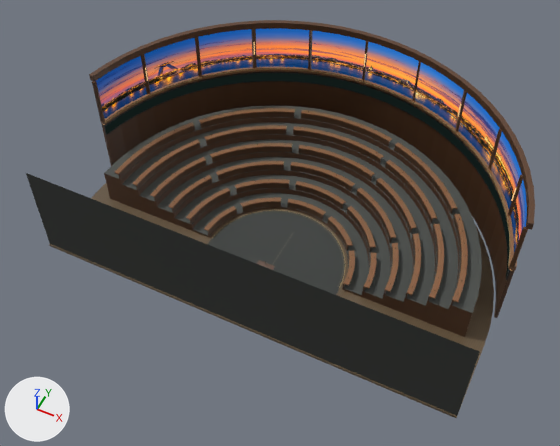
The glTF model public/models/parlament.glb, before and after one commit.
Rendered twice from a 50 mm lens placed at (0.359, -0.696, 0.975), pointed at (-0.018, 0.057, 0.033). The lights are fixed; the arrows at lower left show +X, +Y and +Z. The first picture is the older version.

The first picture shows 'horný rám okien', 'integrovaná hlasovacia tabuľa', 'koberec', 'okenný parapet', 'panoráma v oknách', 'podlaha', 'stena', 'stupne', 'vnútorná stena predsedníctva', 'zrazené hrany lavíc', 'čelo lavíc', 'čelá stupňov' and 16 more.
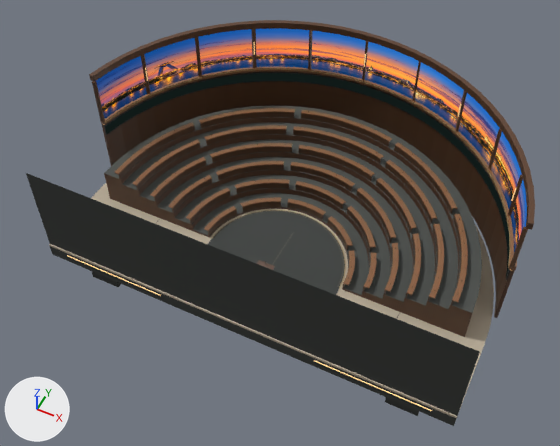
Where the change shows, as pixel boxes (x1, y1, x2, y2) in the pictures (560 x 446 px):
```json
{"object": "podlaha", "change": "surface changed", "before": [49, 183, 494, 418], "after": [49, 183, 494, 418]}
{"object": "kamenný sokel terasy", "change": "added", "after": [50, 246, 481, 426]}
{"object": "svetlo nábrežia", "change": "added", "after": [67, 255, 432, 411]}
```

Edits to the scene script, one JSON object a line:
```json
{"block": "mat_podlaha", "where": "n0 = _N.new('ShaderNodeBsdfPrincipled'); n0.name = 'Principled BSDF'"}
{"op": "remove", "block": "mat_podlaha", "code": "n0.inputs[19].default_value = 0.32  # 'Coat Weight'"}
{"op": "remove", "block": "mat_podlaha", "code": "n0.inputs[20].default_value = 0.3  # 'Coat Roughness'"}
{"op": "set", "path": "n0.inputs[2].default_value", "old": "0.38", "new": "0.82", "note": "'Roughness'"}
{"block": "mat_podlaha", "where": "n2 = _N.new('ShaderNodeMix'); n2.name = 'Mix'"}
{"op": "set", "path": "n2.inputs[7].default_value", "old": "(0.165, 0.127, 0.0823, 1.0)", "new": "(0.539, 0.462, 0.352, 1.0)", "note": "'B', brown #716451 -> 'B', beige #c2b5a0"}
{"block": "mat_podlaha", "where": "n5 = _N.new('ShaderNodeTexImage'); n5.name = 'Image Texture'"}
{"op": "set", "path": "n5.image", "old": "img_wood", "new": "img_stone"}
{"block": "mat_podlaha", "where": "n7 = _N.new('ShaderNodeTexImage'); n7.name = 'Image Texture.001'"}
{"op": "set", "path": "n7.image", "old": "img_woodnormal", "new": "img_stonenormal"}
{"op": "add", "block": "me_svetlo_nábrežia", "code": ["me_svetlo_nábrežia = bpy.data.meshes.new('svetlo nábrežia')", "me_svetlo_nábrežia.from_pydata(...)  # 16 vertices, 24 faces; spans x -0.312..0.312, y -0.131..-0.13, z -0.007..-0.005", "me_svetlo_nábrežia.materials.append(mat_teplá_svetelná_škára)"]}
{"op": "add", "block": "me_kamenný_sokel_terasy", "code": ["me_kamenný_sokel_terasy = bpy.data.meshes.new('kamenný sokel terasy')", "me_kamenný_sokel_terasy.from_pydata(...)  # a box spanning x -0.346..0.346, y -0.13..0.0, z -0.022..0.0; a box spanning x -0.293..-0.241, y -0.107..-0.043, z -0.077..-0.011; a box spanning x 0.241..0.293, y -0.107..-0.043, z -0.077..-0.011", "me_kamenný_sokel_terasy.materials.append(mat_stena)"]}
{"op": "add", "block": "ob_svetlo_nábrežia", "code": ["ob_svetlo_nábrežia = bpy.data.objects.new('svetlo nábrežia', me_svetlo_nábrežia)", "ob_svetlo_nábrežia.location = (0.0, 0.0, 0.0)"]}
{"op": "add", "block": "ob_kamenný_sokel_terasy", "code": ["ob_kamenný_sokel_terasy = bpy.data.objects.new('kamenný sokel terasy', me_kamenný_sokel_terasy)", "ob_kamenný_sokel_terasy.location = (0.0, 0.0, 0.0)"]}
```
